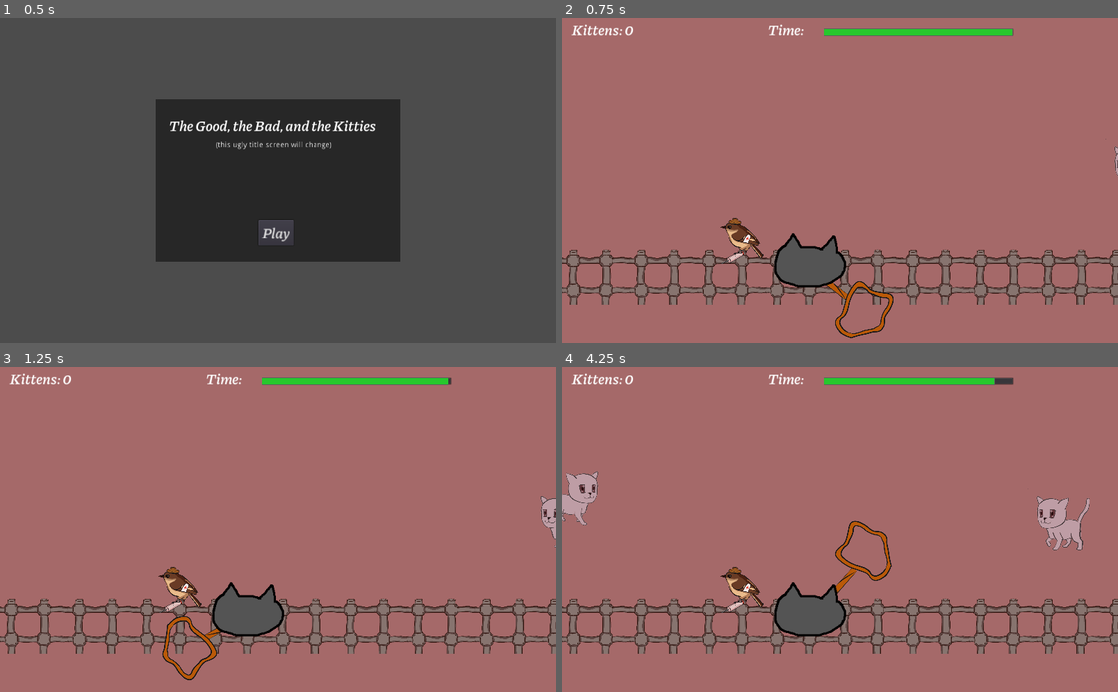
Above: before the commit, frames 1-4 (two rows, left to right).
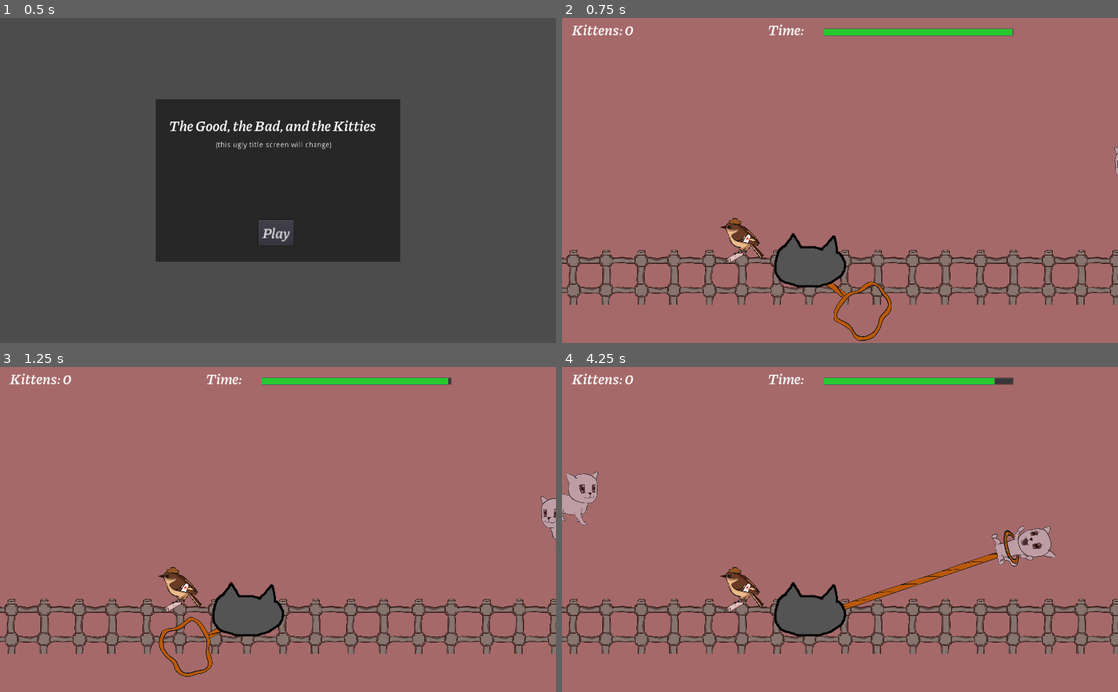
Above: after the commit, the same moments.

Repository: metcalf-putnam/purrposeful_jam_2020
Game: Godot game, scene res://ui/main.tscn
The game is run twice, just before and just after one commit, with the same random seed, the same clock (stepped at 60 frames per second) and the same inputs. Sound files missing from this copy of the repository are replaced by a short silence.
Inputs (mouse positions are in pixels of both pictures, inside the frame that each line leads up to):
- Up to frame 1 (0.5 s): no input
- Up to frame 2 (0.75 s): click "Play" at 0.5 s
- Up to frame 3 (1.25 s): no input
- Up to frame 4 (4.25 s): move the mouse to (734, 597) at 1.27 s; click (734, 597) at 1.42 s; move the mouse to (728, 545) at 2.02 s; click (728, 545) at 2.17 s; move the mouse to (895, 458) at 2.77 s; click (895, 458) at 2.92 s; move the mouse to (812, 594) at 3.52 s; click (812, 594) at 3.67 s

Frame 1 is identical in both runs. In frame 2, 0.6% of the frame differs, in the area x 48-60%, y 80-100%; in frame 3, 0.6%; in frame 4, 2.8%, in the area x 49-95%, y 37-75%.

Commit message:
fixed bird clicking bug

Diff:
--- a/bird/bird.gd
+++ b/bird/bird.gd
@@ -6,10 +6,10 @@
 var can_sing = false
 var selected_modulate = Color(0.4, 0.68, 0.19)
 var normal_modulate = Color(1, 1, 1)
-var mouse_in_range = false
 
 
 func _ready():
+	Global.mouse_on_bird = false
 	rng.randomize()
 	$CooldownTimer.start()
 
@@ -40,17 +40,18 @@
 func _on_Area2D_input_event(_viewport, event, _shape_idx):
 	if event is InputEventMouseButton:
 		if event.pressed and can_sing:
+			print("bird sing")
 			get_tree().set_input_as_handled()
 			sing()
 
 
 func _on_Area2D_mouse_entered():
-	mouse_in_range = true
+	Global.mouse_on_bird = true
 	update_sprite()
 
 
 func _on_Area2D_mouse_exited():
-	mouse_in_range = false
+	Global.mouse_on_bird = false
 	update_sprite()
 
 
@@ -61,7 +62,7 @@
 			modulate = normal_modulate
 			$Area2D/Sprite.visible = false
 		State.READY:
-			if mouse_in_range:
+			if Global.mouse_on_bird:
 				modulate = selected_modulate
 				$Area2D/Sprite.visible = false
 			else:
--- a/bird/bird.tscn
+++ b/bird/bird.tscn
@@ -99,15 +99,13 @@
 [node name="Area2D" type="Area2D" parent="."]
 
 [node name="Sprite" type="Sprite" parent="Area2D"]
-visible = false
-modulate = Color( 1, 1, 1, 0 )
-position = Vector2( -8.07088, 15.5414 )
+modulate = Color( 0.27451, 0.14902, 0.14902, 0.694118 )
+position = Vector2( -2.7162, -5.8222 )
 scale = Vector2( 0.85, 0.85 )
 texture = ExtResource( 3 )
 
 [node name="CollisionShape2D" type="CollisionShape2D" parent="Area2D"]
-visible = false
-position = Vector2( -7.55099, 14.6301 )
+position = Vector2( -3.14127, -5.84363 )
 shape = SubResource( 1 )
 
 [node name="Sprite" type="Sprite" parent="."]
--- /dev/null
+++ b/global.gd
@@ -0,0 +1,4 @@
+extends Node
+
+var player_can_throw = true
+var mouse_on_bird = false
--- a/lasso/lasso.tscn
+++ b/lasso/lasso.tscn
@@ -68,7 +68,6 @@
 rotation = 3.14159
 scale = Vector2( 0.25, 0.25 )
 frames = SubResource( 4 )
-frame = 2
 playing = true
 offset = Vector2( 0, 21 )
 
--- a/player/player.gd
+++ b/player/player.gd
@@ -3,7 +3,7 @@
 
 func _unhandled_input(event: InputEvent) -> void:
 	if event is InputEventMouseButton:
-		if event.pressed:
+		if event.pressed and !Global.mouse_on_bird:
 			$Lasso.shoot()
 
 
--- a/project.godot
+++ b/project.godot
@@ -23,6 +23,7 @@
 
 EventHub="*res://event_hub.gd"
 Music="*res://music/music.tscn"
+Global="*res://global.gd"
 
 [debug]
 
